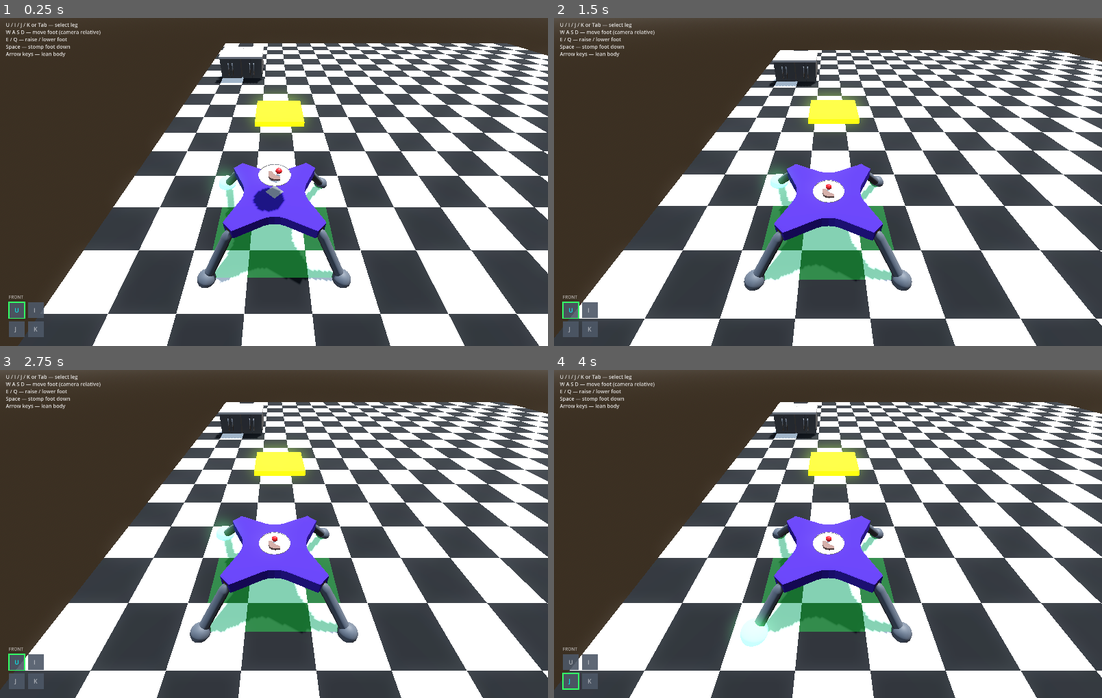
Above: before the commit, frames 1-4 (two rows, left to right).
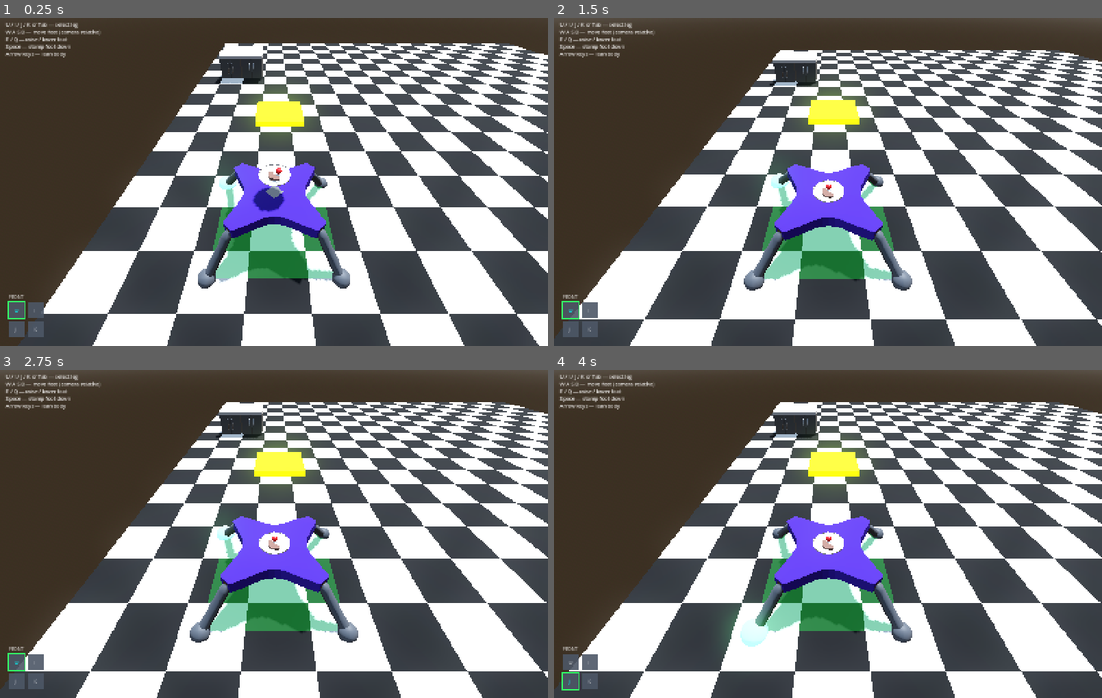
Above: after the commit, the same moments.

Repository: Odoxical/Please-Wait
Game: Godot game, scene res://scenes/Main.tscn
The game is run twice, just before and just after one commit, with the same random seed, the same clock (stepped at 60 frames per second) and the same inputs.
Inputs (mouse positions are in pixels of both pictures, inside the frame that each line leads up to):
- Up to frame 1 (0.25 s): no input
- Up to frame 2 (1.5 s): tap Enter (ui_accept) at 0.5, 0.77 s; move the mouse to (948, 165) at 0.52 s; hold D (move_right) 0.53-1.28 s; hold Mouse wheel down (Scroll_Down) 0.53-1.28 s; move the mouse to (718, 198) at 1.27 s; hold S (move_back) from 1.28 s (still down); tap Mouse wheel up (Scroll_Up) at 1.35 s
- Up to frame 3 (2.75 s): tap Enter (ui_accept) at 1.52 s; move the mouse to (328, 461) at 2.02 s; release S (move_back) at 2.03 s; hold D (move_right) from 2.03 s (still down); hold Ctrl (panic) from 2.03 s (still down)
- Up to frame 4 (4 s): tap Enter (ui_accept) at 2.75, 3.02, 3.5, 3.77 s; move the mouse to (800, 599) at 2.77 s; release D (move_right) at 2.78 s; release Ctrl (panic) at 2.78 s; hold W (move_forward) 2.78-3.53 s; tap I (select_foot_1) at 2.85 s; move the mouse to (992, 583) at 3.52 s; hold A (move_left) from 3.53 s (still down); tap J (select_foot_2) at 3.6 s

The runs differ from the first frame. In frame 1, 2.6% of the frame differs, in the area x 0-100%, y 1-100%; in frame 2, 2.7%; in frame 3, 2.7%; in frame 4, 2.7%.

Commit message:
Pivot Work 20%

Diff:
--- a/project.godot
+++ b/project.godot
@@ -23,6 +23,7 @@
 
 window/size/viewport_width=1500
 window/size/viewport_height=900
+window/stretch/mode="canvas_items"
 
 [filesystem]
 
--- a/spider_bot/spider_bot.gd
+++ b/spider_bot/spider_bot.gd
@@ -20,6 +20,12 @@
 @onready var bl_leg = $BackLeftIKTarget
 @onready var br_leg = $BackRightIKTarget
 
+@export var pivot_turn_speed: float = 1.5 # radians/sec while pivoting ##
+
+var is_pivoting := false ##
+var pivot_leg: Node3D ##
+var highlight_material: StandardMaterial3D ##
+
 var _biased_com := Vector3.ZERO
 var _visual_com := Vector3.ZERO
 
@@ -71,13 +77,58 @@
 	mat.emission = Color(0.2, 1.0, 0.4)
 	mat.emission_energy_multiplier = 3.0
 	sphere.material = mat
+	highlight_material = mat##
 	highlight.mesh = sphere
 	highlight.top_level = true
 	add_child(highlight)
 
 func _select_leg(leg: Node3D):
+	is_pivoting = false##
+	pivot_leg = null##
 	selected_leg = leg
 	print("Selected leg: " + leg_names[leg])
+
+func _toggle_pivot(leg: Node3D):##
+	if is_pivoting && pivot_leg == leg:##
+		is_pivoting = false##
+		pivot_leg = null##
+		print("Pivot mode off")##
+		return##
+##
+	if !planted.get(leg, false):##
+		print("Can't pivot around " + leg_names[leg] + " — it's not on the ground")##
+		return##
+##
+	selected_leg = leg##
+	pivot_leg = leg##
+	is_pivoting = true##
+	print("Pivoting around: " + leg_names[leg])##
+
+func _handle_pivot(delta):##
+	if !pivot_leg:##
+		return##
+	var turn_input = float(Input.is_key_pressed(KEY_D)) - float(Input.is_key_pressed(KEY_A))##
+	if absf(turn_input) < 0.001:##
+		return##
+
+	var angle = turn_input * pivot_turn_speed * delta##
+	var pivot_point = pivot_leg.global_position##
+	var rot = Basis(Vector3.UP, angle)##
+
+	# Spin the body around the planted foot
+	global_position = pivot_point + rot * (global_position - pivot_point)##
+	global_transform.basis = (rot * global_transform.basis).orthonormalized()##
+
+	# Drag every other foot along the same rotation so they stay
+	# attached to the body instead of getting left behind
+	for leg in home_offsets:##
+		if leg == pivot_leg:##
+			continue##
+		var pos = pivot_point + rot * (leg.global_position - pivot_point)##
+		var floor_y = _ground_height(pos)##
+		if floor_y > -INF:##
+			pos.y = floor_y##
+		leg.global_position = pos##
 
 func _input(event):
 	if event is InputEventKey && event.pressed && !event.echo:
@@ -133,6 +184,11 @@
 	if selected_leg:
 		highlight.global_position = selected_leg.global_position
 
+	if highlight_material:
+		var c = Color(1.0, 0.55, 0.1) if is_pivoting else Color(0.2, 1.0, 0.4)
+		highlight_material.albedo_color = c
+		highlight_material.emission = c
+
 func _physics_process(delta):
 	# CSG collision isn't ready on the very first frames; settle the
 	# starting pose onto the ground before accepting input
@@ -163,7 +219,10 @@
 			_apply_tipping(pivot[0], pivot[1], delta)
 
 	_handle_lean(delta)
-	_handle_leg_input(delta)
+	if is_pivoting:
+		_handle_pivot(delta)
+	else:
+		_handle_leg_input(delta)
 
 	if snap_requested:
 		snap_requested = false
Not shown, added: export_presets.cfg
